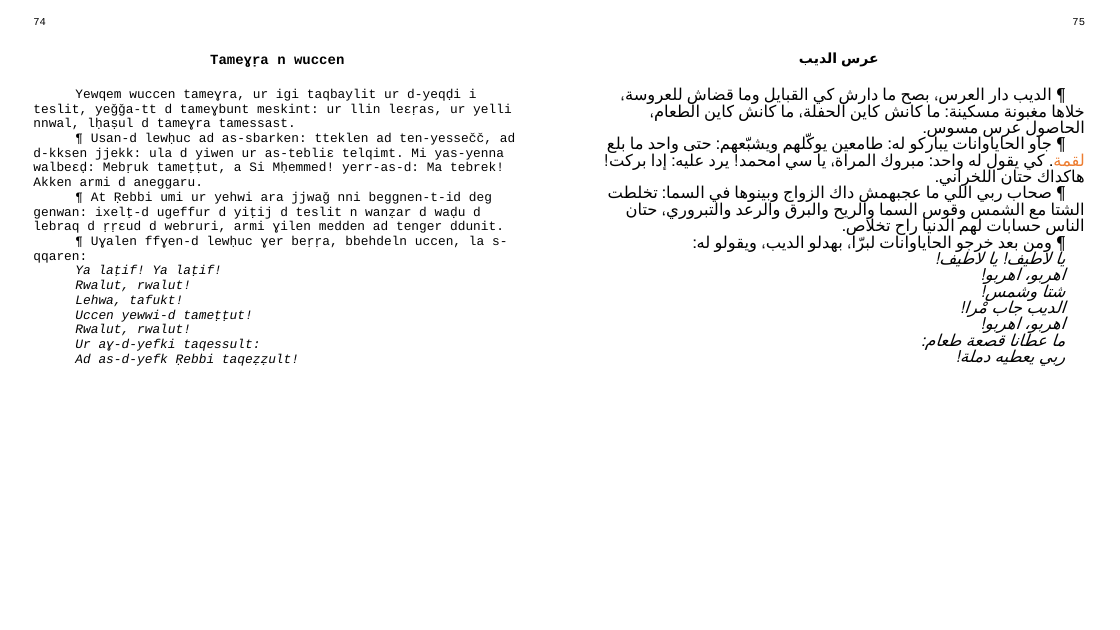
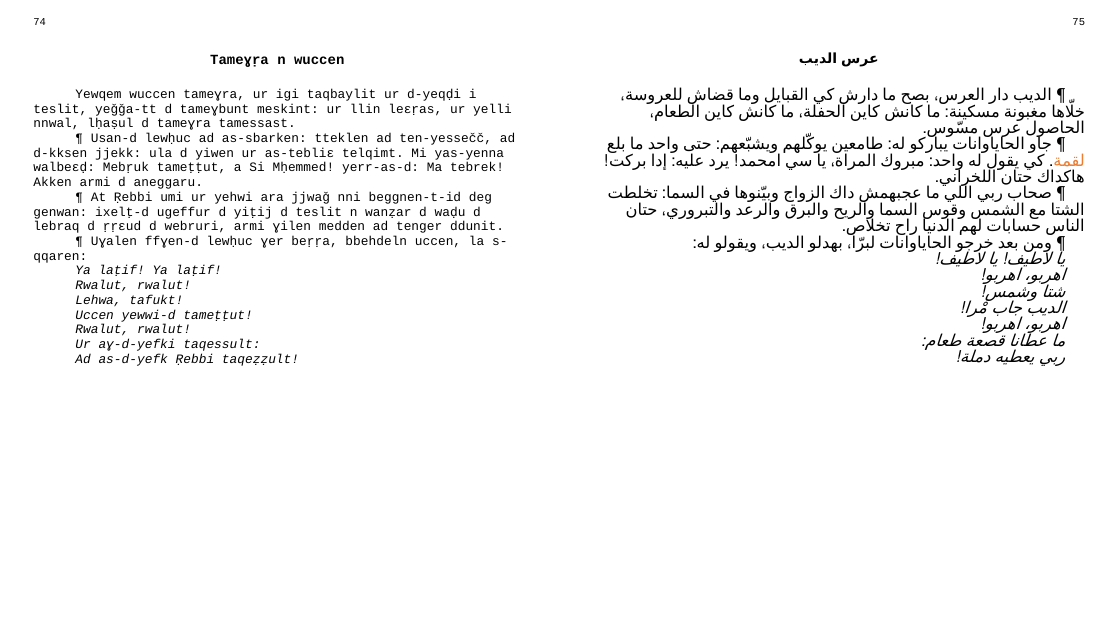
Before and after one commit to sferhah/tamacahut_n_wuccen, a slide deck: slide 34 of Uccen.ConsoleApp/Resources/pptx/uccen.arq.pptx. Drawn at 1120x630 pixels with LibreOffice and Linux fonts; fonts in the diff are those of the drawing. Boxes give left, top, right and bottom in pixels: in the first picture for what was removed or moved away, otherwise in the second. Text is boxed around its words. In the diff, an @@ line names an element or a change of style, - is before the commit and + after.

```diff
--- a/Uccen.ConsoleApp/Resources/pptx/uccen.arq.pptx
+++ b/Uccen.ConsoleApp/Resources/pptx/uccen.arq.pptx
@@ table at box(25, 13, 1094, 607) @@
-row 3, column 3: ¶ الديب دار العرس، بصح ما دارش كي القبايل وما قضاش للعروسة، خلاها مغبونة مسكينة: ما كانش كاين الحفلة، ما كانش كاين الطعام، الحاصول عرس مسوس. / ¶ جاو الحاياوانات يباركو له: طامعين يوكّلهم ويشبّعهم: حتى واحد ما بلع لقمة. كي يقول له واحد: مبروك المراة، يا سي امحمد! يرد عليه: إدا بركت! هاكداك حتان اللخراني. / ¶ صحاب ربي اللي ما عجبهمش داك الزواج وبينوها في السما: تخلطت الشتا مع الشمس وقوس السما والريح والبرق والرعد والتبروري، حتان الناس حسابات لهم الدنيا راح تخلاص. / ¶ ومن بعد خرجو الحاياوانات لبرّا، بهدلو الديب، ويقولو له: / يا لاطيف! يا لاطيف! / اهربو، اهربو! / شتا وشمس! / الديب جاب مْرا! / اهربو، اهربو! / ما عطانا قصعة طعام: / ربي يعطيه دملة!
+row 3, column 3: ¶ الديب دار العرس، بصح ما دارش كي القبايل وما قضاش للعروسة، خلّاها مغبونة مسكينة: ما كانش كاين الحفلة، ما كانش كاين الطعام، الحاصول عرس مسّوس. / ¶ جاو الحاياوانات يباركو له: طامعين يوكّلهم ويشبّعهم: حتى واحد ما بلع لقمة. كي يقول له واحد: مبروك المراة، يا سي امحمد! يرد عليه: إدا بركت! هاكداك حتان اللخراني. / ¶ صحاب ربي اللي ما عجبهمش داك الزواج وبيّنوها في السما: تخلطت الشتا مع الشمس وقوس السما والريح والبرق والرعد والتبروري، حتان الناس حسابات لهم الدنيا راح تخلاص. / ¶ ومن بعد خرجو الحاياوانات لبرّا، بهدلو الديب، ويقولو له: / يا لاطيف! يا لاطيف! / اهربو، اهربو! / شتا وشمس! / الديب جاب مْرا! / اهربو، اهربو! / ما عطانا قصعة طعام: / ربي يعطيه دملة!
```
Also in this commit, not shown: 11 other slides changed, 3 other files.
